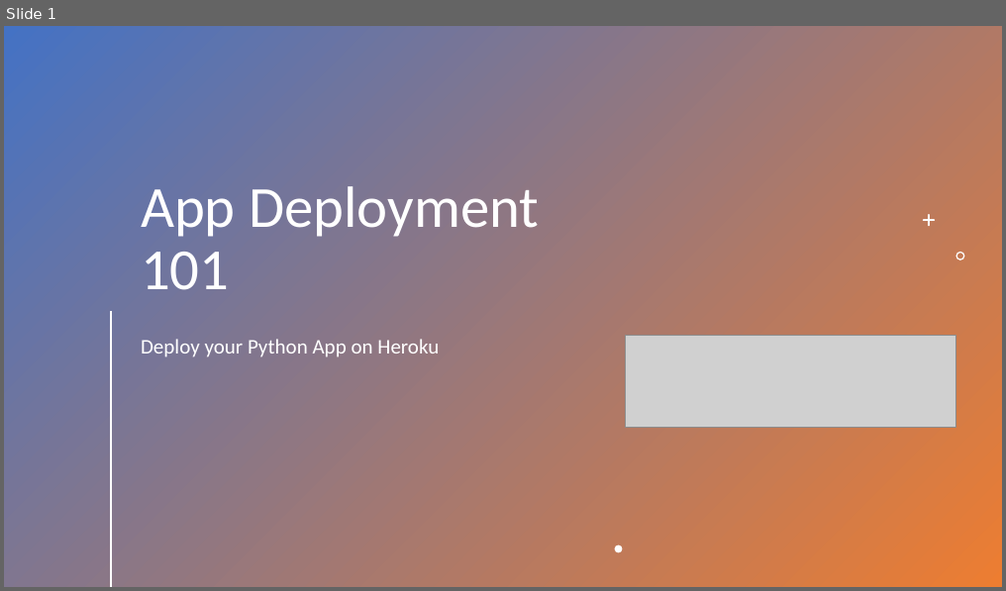
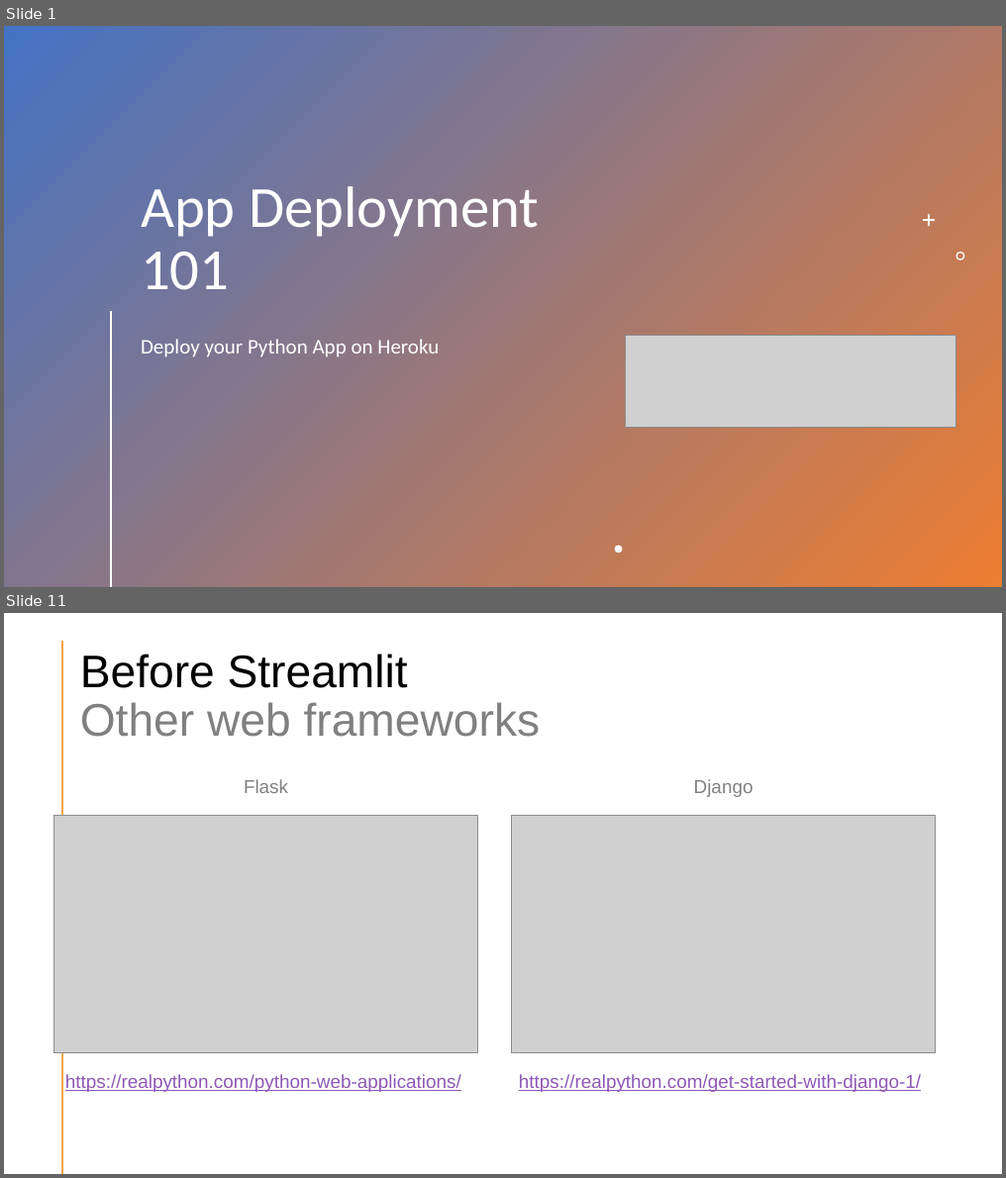
Before and after one commit to slevin48/training, a slide deck: doc/App Deployment 101.pptx. Shown one above the other, each under a label of ours: slide 1 before the commit, slides 1 and 11 after it; the slides between them are not shown. The pictures are 1006x591 and 1006x1178 pixels, drawn with LibreOffice and Linux fonts; fonts in the diff are those of the drawing; grey boxes stand for pictures. Boxes give left, top, right and bottom in pixels: in the first picture for what was removed or moved away, otherwise in the second. Text is boxed around its words. In the diff, an @@ line names an element or a change of style, - is before the commit and + after.

Commit message:
Update Numpy Pandas Sklearn & Streamlit trainings

```diff
--- a/doc/App Deployment 101.pptx
+++ b/doc/App Deployment 101.pptx
@@ slide 11 added at bbox=[4, 613, 1002, 1174], background #FFFFFF @@
@@ line added from (62, 642) to (62, 1173), #D092A7 2 pt @@
@@ title added at bbox=[80, 654, 541, 737], 44 pt, text #808080 @@
+Before Streamlit
+Other web frameworks
@@ text added at bbox=[244, 779, 288, 793], 18 pt, text #808080 @@
+Flask
@@ text added at bbox=[694, 779, 753, 797], 18 pt, text #808080 @@
+Django
@@ picture added at bbox=[54, 815, 478, 1054] @@
@@ picture added at bbox=[512, 815, 936, 1054] @@
@@ text added at bbox=[65, 1074, 461, 1092], 18 pt, text #8E58B6, underline @@
+https://realpython.com/python-web-applications/
@@ text added at bbox=[519, 1074, 921, 1092], 18 pt, text #8E58B6, underline @@
+https://realpython.com/get-started-with-django-1/
```
Also in this commit, not shown: 7 slides changed, 2 other slides added, 24 other files.
